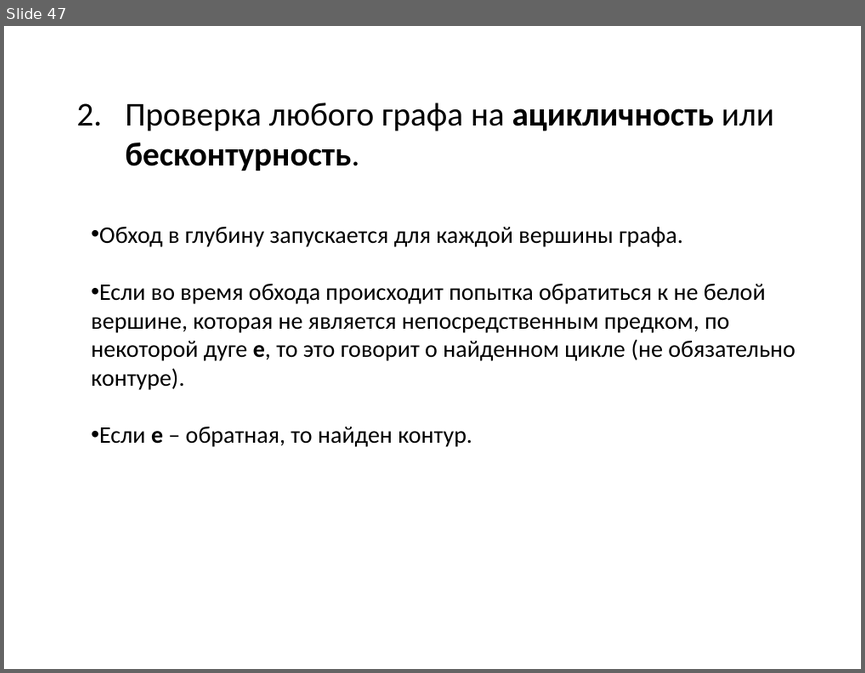
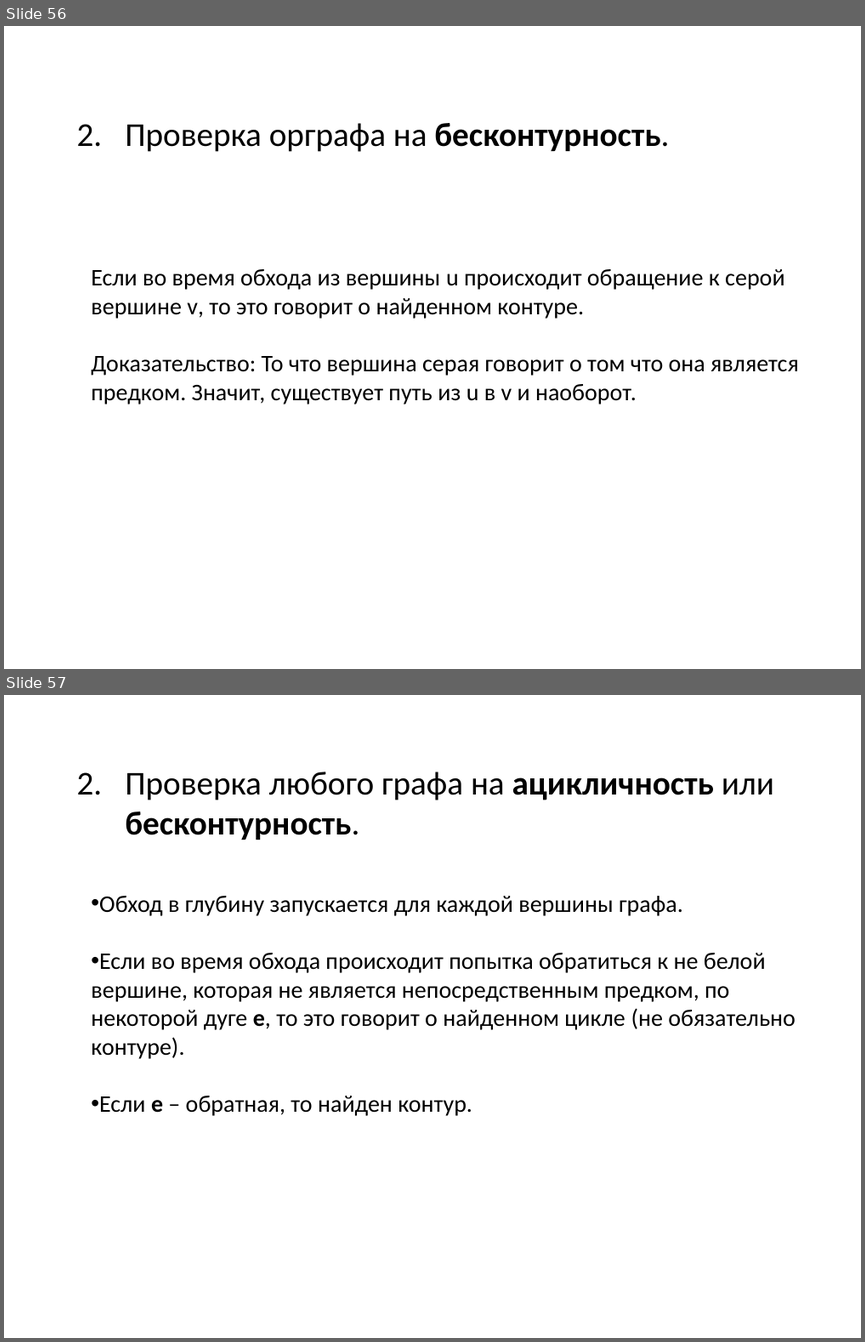
Before and after one commit to SteinbergOB/ANG, a slide deck: Презентации/Лекция 1.pptx. Shown one above the other, each under a label of ours: slide 47 before the commit, slides 56 and 57 after it. The pictures are 865x673 and 865x1342 pixels, drawn with LibreOffice and Linux fonts; fonts in the diff are those of the drawing. Boxes give left, top, right and bottom in pixels: in the first picture for what was removed or moved away, otherwise in the second. Text is boxed around its words. In the diff, an @@ line names an element or a change of style, - is before the commit and + after.

```diff
--- a/Презентации/Лекция 1.pptx
+++ b/Презентации/Лекция 1.pptx
@@ slide 56 added at (4,26,861,669), background #FFFFFF @@
@@ text added at (125,123,669,152), 28 pt, text #000000 @@
+2. Проверка орграфа на бесконтурность.
@@ text added at (91,269,799,404), 20 pt, text #000000 @@
+Если во время обхода из вершины u происходит обращение к серой вершине v, то это говорит о найденном контуре.
+Доказательство: То что вершина серая говорит о том что она является предком. Значит, существует путь из u в v и наоборот.
@@ what was slide 47 is now slide 57 @@
```
Also in this commit, not shown: 4 slides changed, 9 other slides added, 1 other file.
